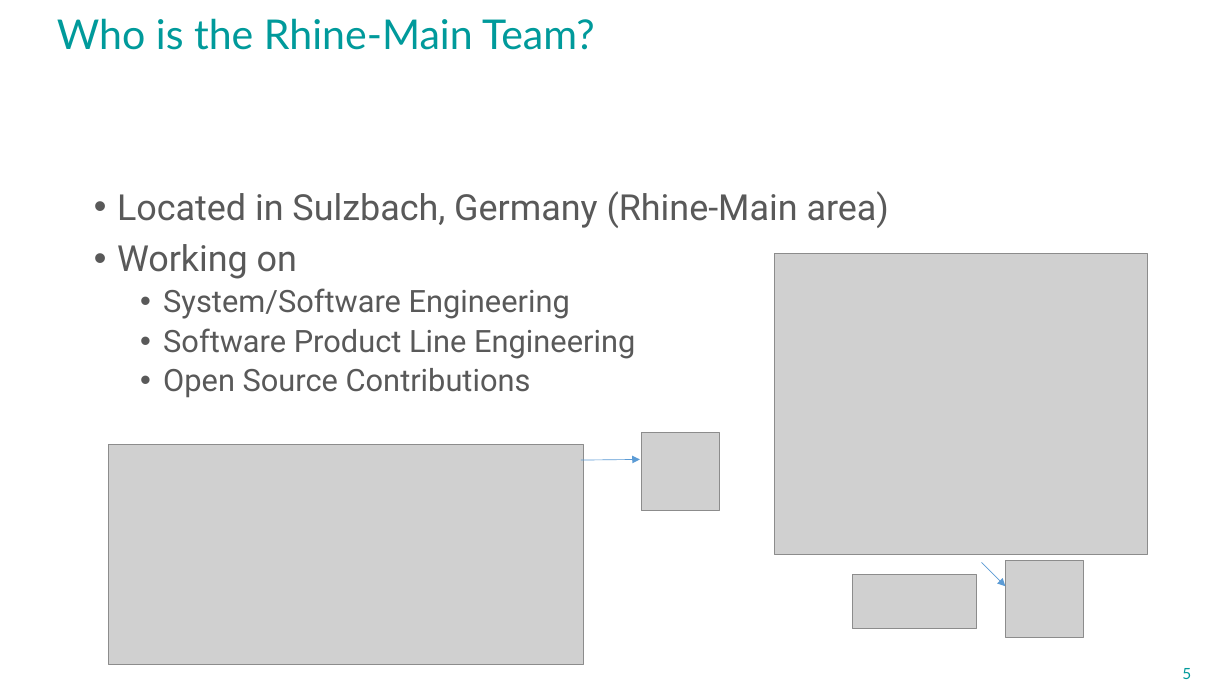
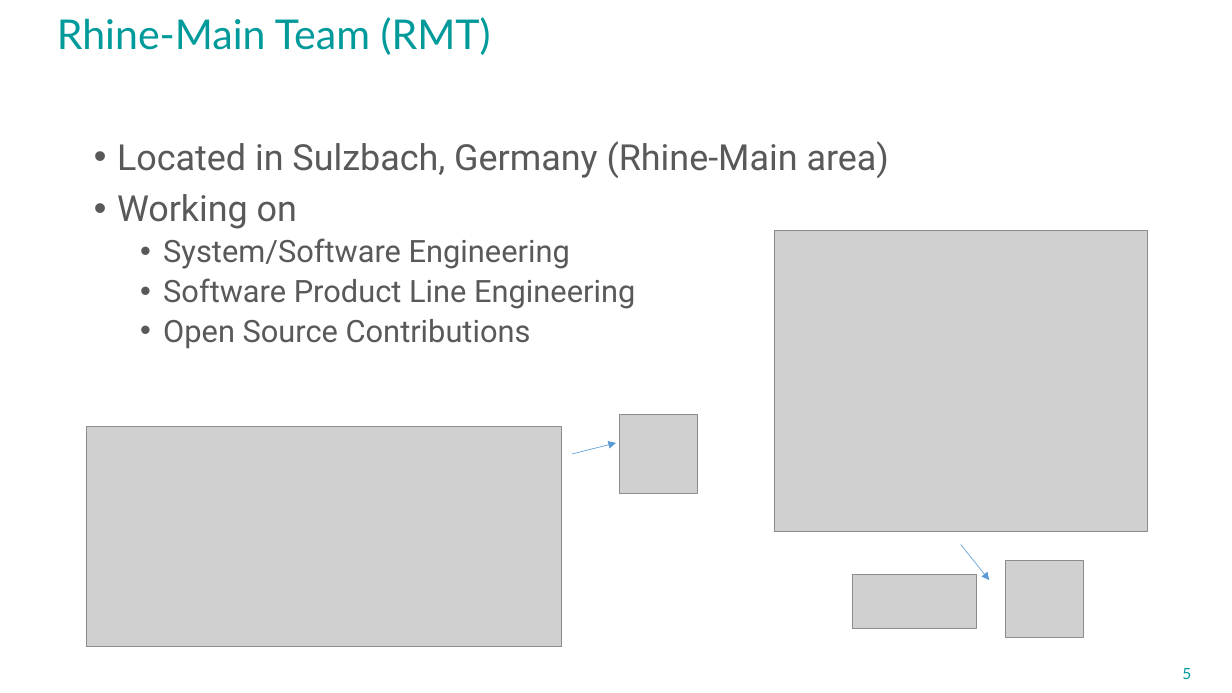
Before and after one commit to avengineers/SPLC2023, a slide deck: slide 5 of Challenges_at_Marquardt.pptx. Drawn at 1232x693 pixels with LibreOffice and Linux fonts; fonts in the diff are those of the drawing; grey boxes stand for pictures; background and template pictures are left out. Boxes give left, top, right and bottom in pixels: in the first picture for what was removed or moved away, otherwise in the second. Text is boxed around its words. In the diff, an @@ line names an element or a change of style, - is before the commit and + after.

Commit message:
Reworked our profile pictures, some review done

```diff
--- a/Challenges_at_Marquardt.pptx
+++ b/Challenges_at_Marquardt.pptx
@@ title at <box>57,17,491,55</box>: text changed @@
-Who is the Rhine-Main Team?
+Rhine-Main Team (RMT)
@@ text "Located in Sulzbach, Germany (Rhine-Main ...": place and size @@
-text "Located in Sulzbach, Germany (Rhine-Main ..." at <box>117,191,889,398</box>
+text "Located in Sulzbach, Germany (Rhine-Main ..." at <box>117,141,889,349</box>
@@ picture: place and size @@
-picture at <box>775,253,1148,555</box>
+picture at <box>775,230,1148,531</box>
@@ picture: place and size @@
-picture at <box>641,433,719,511</box>
+picture at <box>619,415,697,494</box>
@@ picture: place and size @@
-picture at <box>108,445,584,665</box>
+picture at <box>87,427,563,647</box>
@@ arrow moved from (581, 460) - (640, 459) to (572, 454) - (616, 443) @@
@@ arrow moved from (982, 563) - (1006, 586) to (961, 544) - (990, 580) @@
```
Also in this commit, not shown: 8 other slides changed.
